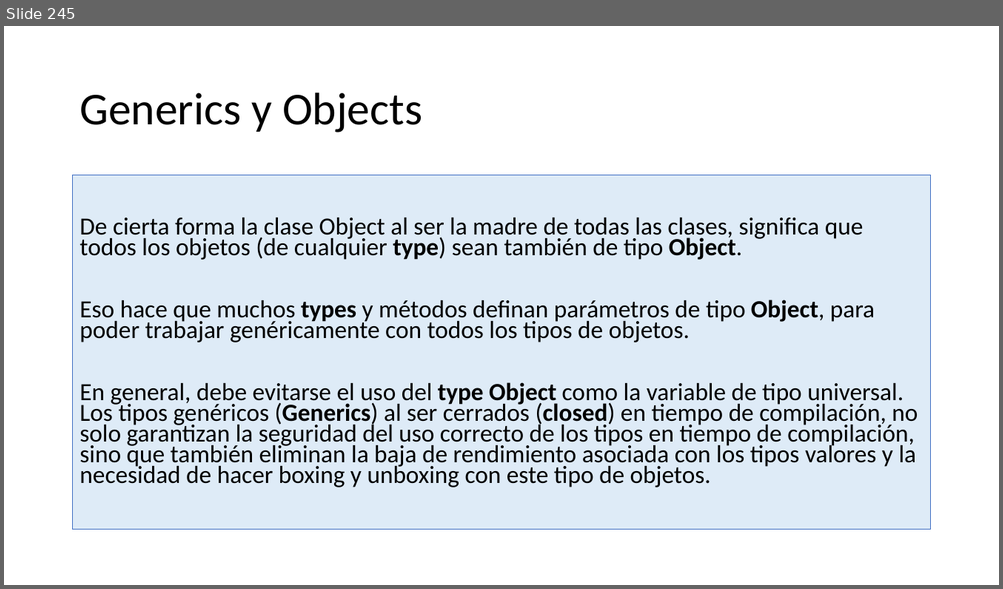
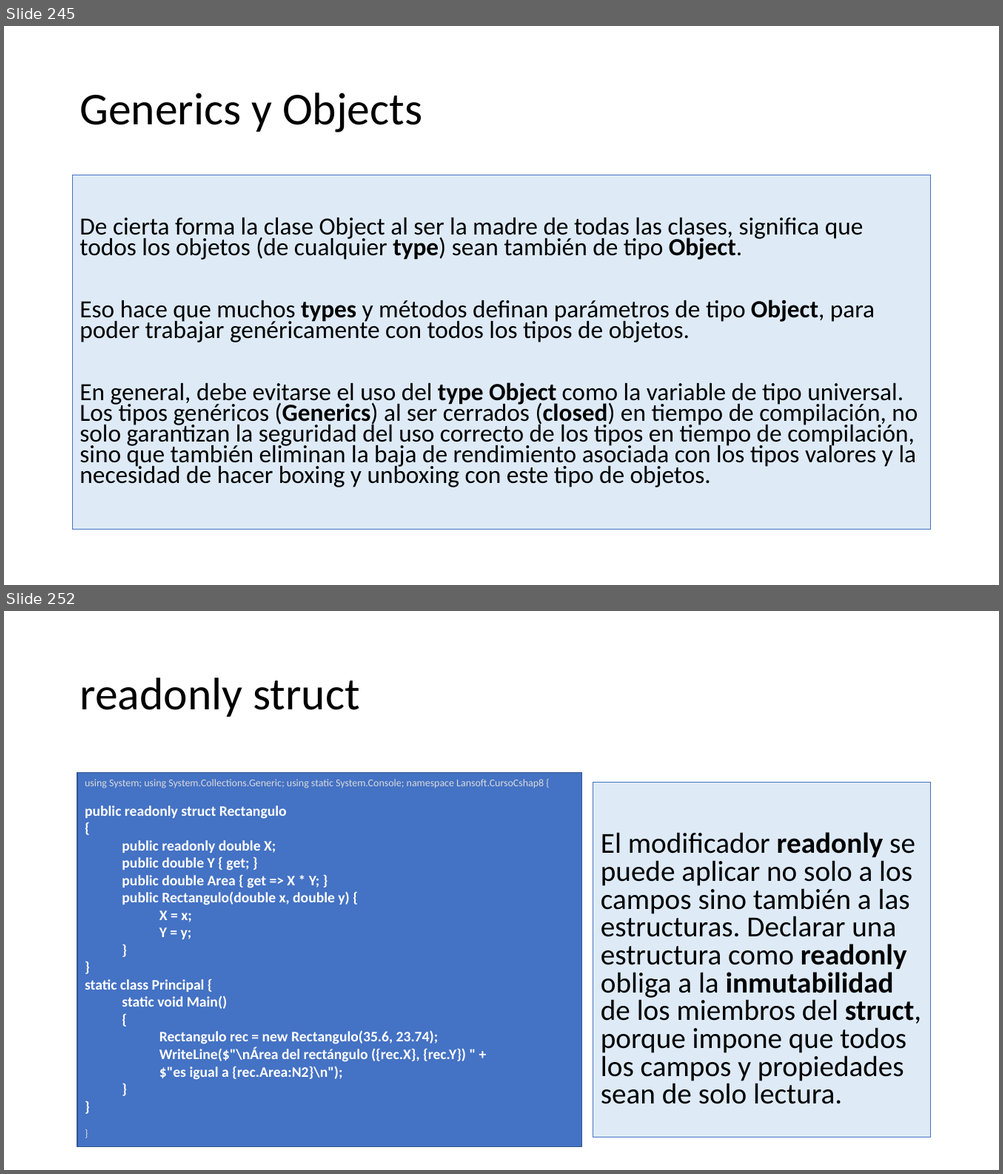
Before and after one commit to AlbertOsinaga/CursoCSharp__8, a slide deck: CSharpQuickReferencia.pptx. Shown one above the other, each under a label of ours: slide 245 before the commit, slides 245 and 252 after it; the slides between them are not shown. The pictures are 1003x589 and 1003x1174 pixels, drawn with LibreOffice and Linux fonts; fonts in the diff are those of the drawing. Boxes give left, top, right and bottom in pixels: in the first picture for what was removed or moved away, otherwise in the second. Text is boxed around its words. In the diff, an @@ line names an element or a change of style, - is before the commit and + after.

```diff
--- a/CSharpQuickReferencia.pptx
+++ b/CSharpQuickReferencia.pptx
@@ slide 252 added at (x1=4, y1=611, x2=999, y2=1170), background #FFFFFF @@
@@ title added at (x1=79, y1=678, x2=359, y2=717), 44 pt, text #000000 @@
+readonly struct
@@ rectangle added at (x1=77, y1=773, x2=581, y2=1147), fill #4472C4, outline #325491 1 pt, 14 pt, text #FFFFFF, bold @@
+using System; using System.Collections.Generic; using static System.Console; namespace Lansoft.CursoCshap8 {
+public readonly struct Rectangulo
+{
+  public readonly double X;
+  public double Y { get; }
+  public double Area { get => X * Y; }
+  public Rectangulo(double x, double y) {
+    X = x;
+    Y = y;
+  }
+}
+static class Principal {
+  static void Main()
+  {
+    Rectangulo rec = new Rectangulo(35.6, 23.74);
+    WriteLine($"\nÁrea del rectángulo ({rec.X}, {rec.Y}) " +
+    $"es igual a {rec.Area:N2}\n");
+  }
+}
+}
@@ text added at (x1=594, y1=783, x2=930, y2=1138), fill #DEEBF7, outline #4472C4 0.75 pt, 28 pt, text #000000 @@
+El modificador readonly se puede aplicar no solo a los campos sino también a las estructuras. Declarar una estructura como readonly obliga a la inmutabilidad de los miembros del struct, porque impone que todos los campos y propiedades sean de solo lectura.
```
Also in this commit, not shown: 9 other slides added.
